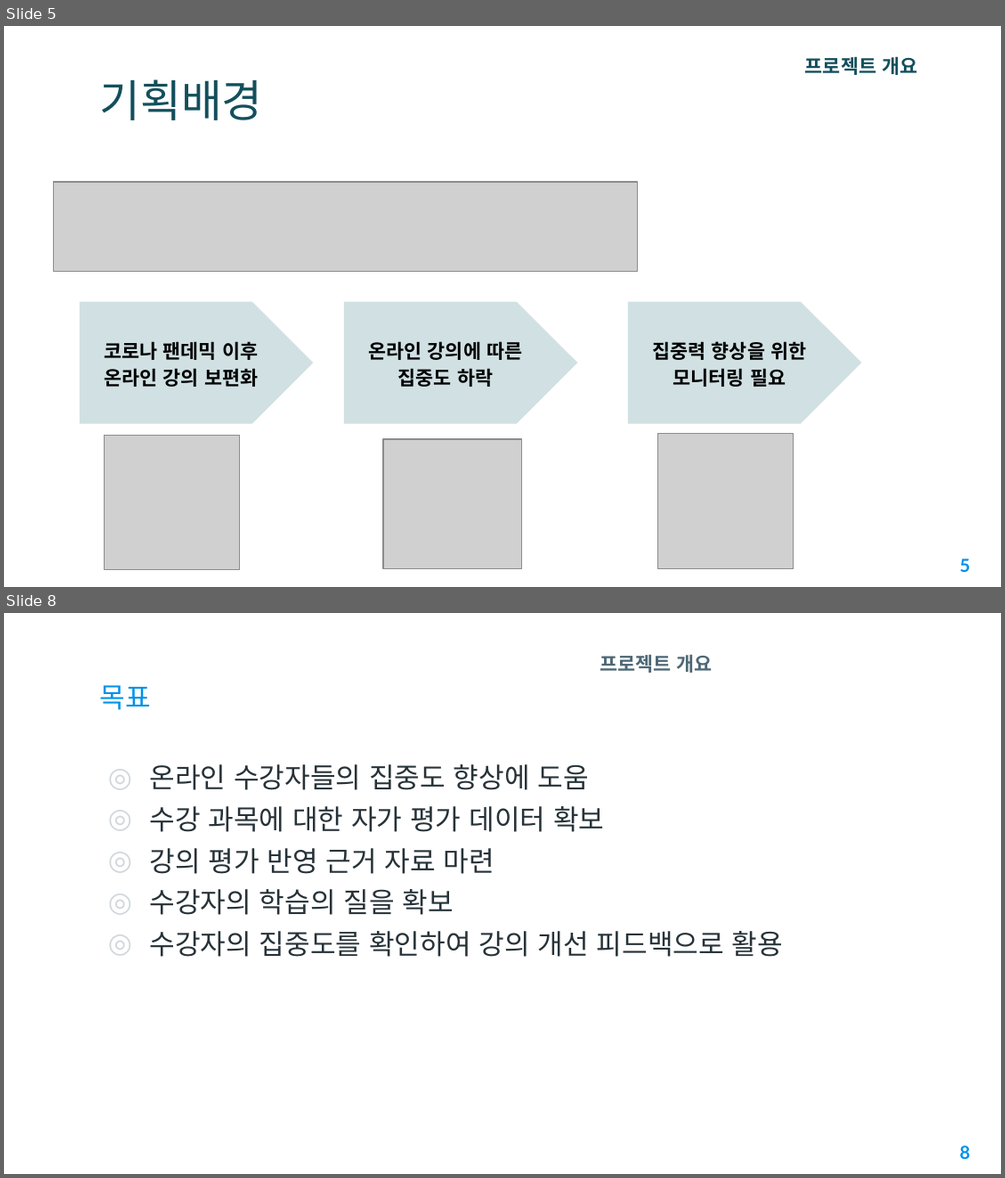
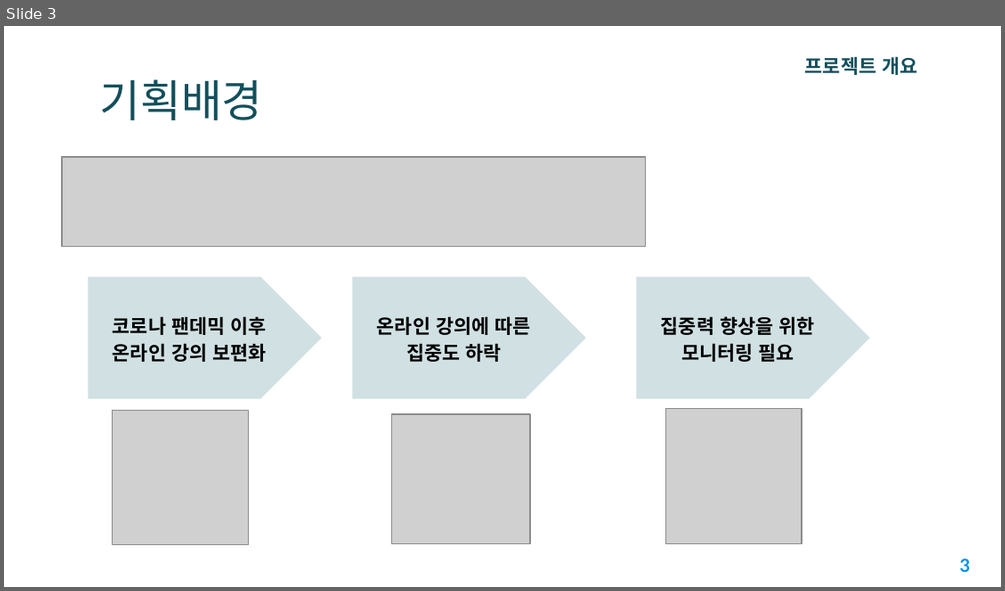
Before and after one commit to CQ-01/DrowsyDetect, a slide deck: concentration_detect/2조_온라인수강_집중도_감지시스템_프로젝트.pptx. Shown one above the other, each under a label of ours: slides 5 and 8 before the commit, slide 3 after it; the slides between them are not shown. The pictures are 1005x1178 and 1005x591 pixels, drawn with LibreOffice and Linux fonts; fonts in the diff are those of the drawing; grey boxes stand for pictures; background and template pictures are left out. Boxes give left, top, right and bottom in pixels: in the first picture for what was removed or moved away, otherwise in the second. Text is boxed around its words. In the diff, an @@ line names an element or a change of style, - is before the commit and + after.

```diff
--- a/concentration_detect/2조_온라인수강_집중도_감지시스템_프로젝트.pptx
+++ b/concentration_detect/2조_온라인수강_집중도_감지시스템_프로젝트.pptx
@@ slide 8 removed at <box>4,613,1001,1174</box>, background picture (left out) @@
@@ text removed at <box>599,654,712,673</box> @@
-프로젝트 개요
@@ title removed at <box>100,685,151,710</box> @@
-목표
@@ text removed at <box>150,764,783,957</box> @@
-◎ 온라인 수강자들의 집중도 향상에 도움
-◎ 수강 과목에 대한 자가 평가 데이터 확보
-◎ 강의 평가 반영 근거 자료 마련
-◎ 수강자의 학습의 질을 확보
-◎ 수강자의 집중도를 확인하여 강의 개선 피드백으로 활용
@@ page number removed at <box>960,1145,971,1159</box> @@
-8
@@ what was slide 5 is now slide 3 @@
@@ slide 3 changed as well @@
@@ 4 pictures, 3 pentagon arrows: place and size @@
-4 pictures, 3 pentagon arrows at <box>54,182,861,569</box>
+4 pictures, 3 pentagon arrows at <box>62,157,869,544</box>
@@ page number at <box>960,558,971,572</box>: text changed @@
-5
+3
```
Also in this commit, not shown: 5 other slides changed, 2 slides added, 7 other slides removed.
